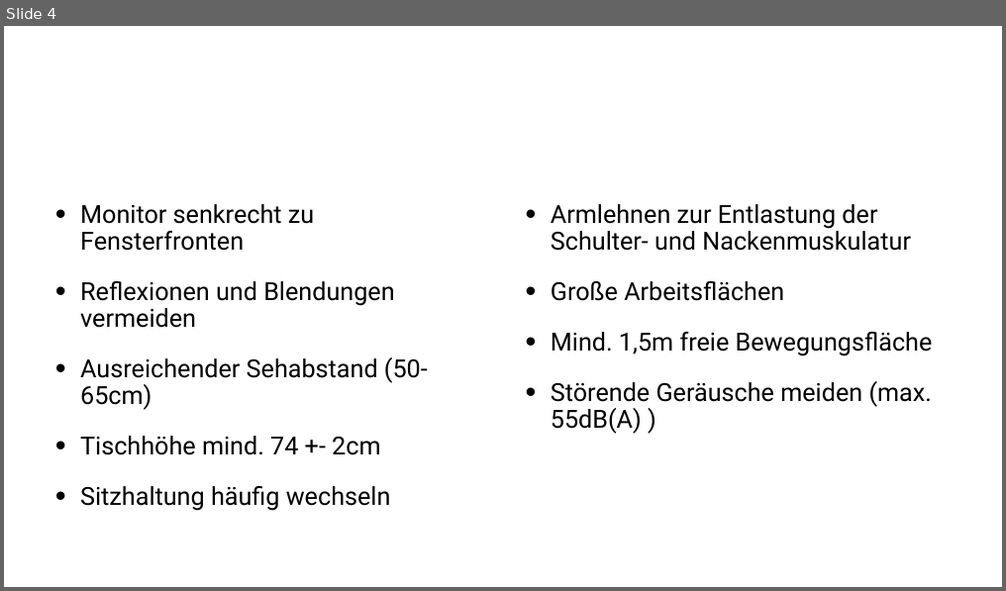
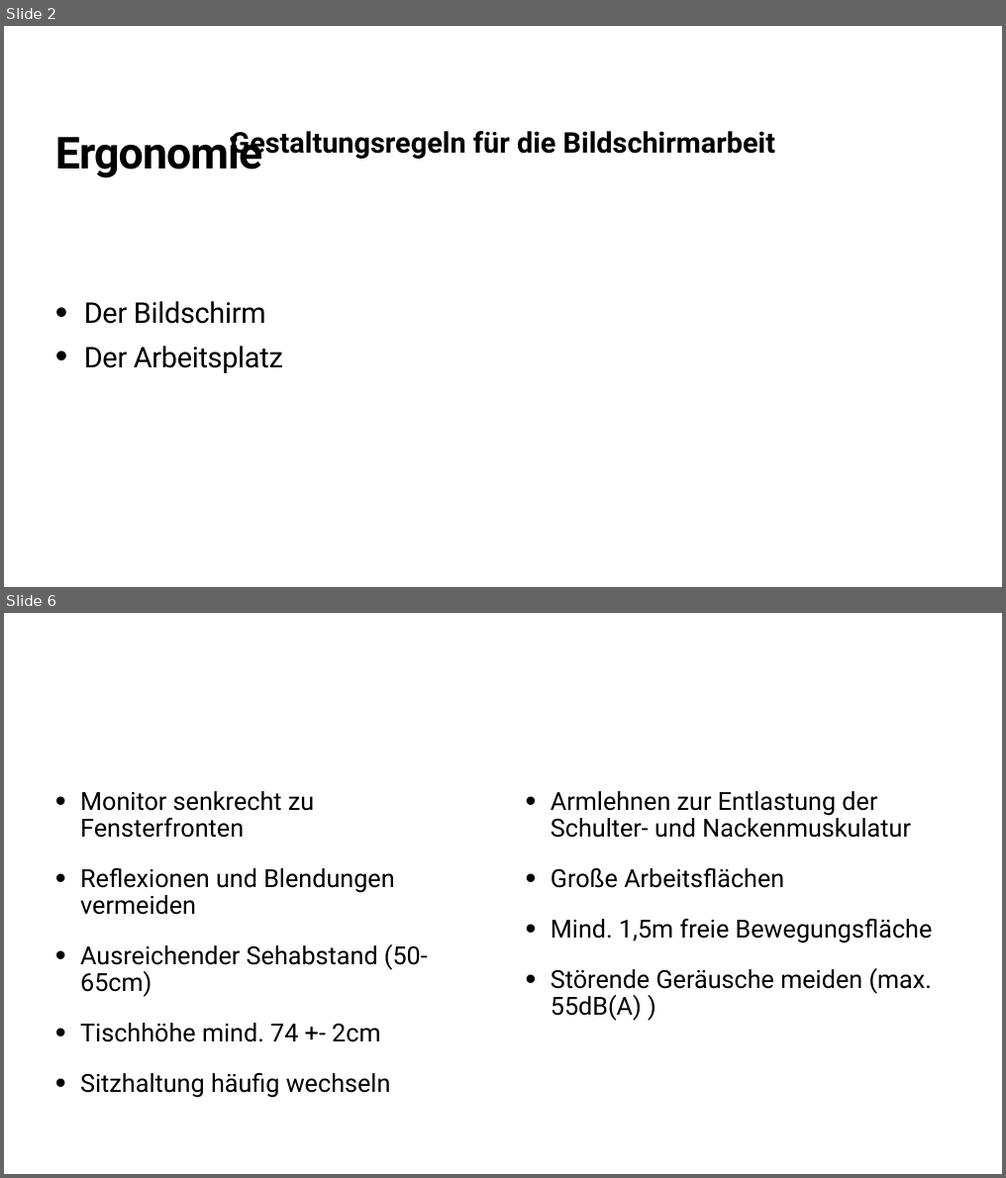
Before and after one commit to SteevieB/Ergonomie, a slide deck: Vortrag - Ergonomie am Arbeitsplatz.pptx. Shown one above the other, each under a label of ours: slide 4 before the commit, slides 2 and 6 after it; the slides between them are not shown. The pictures are 1006x591 and 1006x1178 pixels, drawn with LibreOffice and Linux fonts; fonts in the diff are those of the drawing. Boxes give left, top, right and bottom in pixels: in the first picture for what was removed or moved away, otherwise in the second. Text is boxed around its words. In the diff, an @@ line names an element or a change of style, - is before the commit and + after.

```diff
--- a/Vortrag - Ergonomie am Arbeitsplatz.pptx
+++ b/Vortrag - Ergonomie am Arbeitsplatz.pptx
@@ slide 2 added at [4, 26, 1002, 587], background #FFFFFF @@
@@ title added at [55, 132, 262, 178], 85 pt, text #000000, bold @@
+Ergonomie
@@ text added at [231, 131, 775, 161], 55 pt, text #000000, bold @@
+Gestaltungsregeln für die Bildschirmarbeit
@@ text added at [84, 301, 283, 373], 55 pt, text #000000 @@
+• Der Bildschirm
+• Der Arbeitsplatz
@@ what was slide 4 is now slide 6 @@
```
Also in this commit, not shown: 1 slide changed, 5 other slides added, 2 slides removed, 3 other files.
